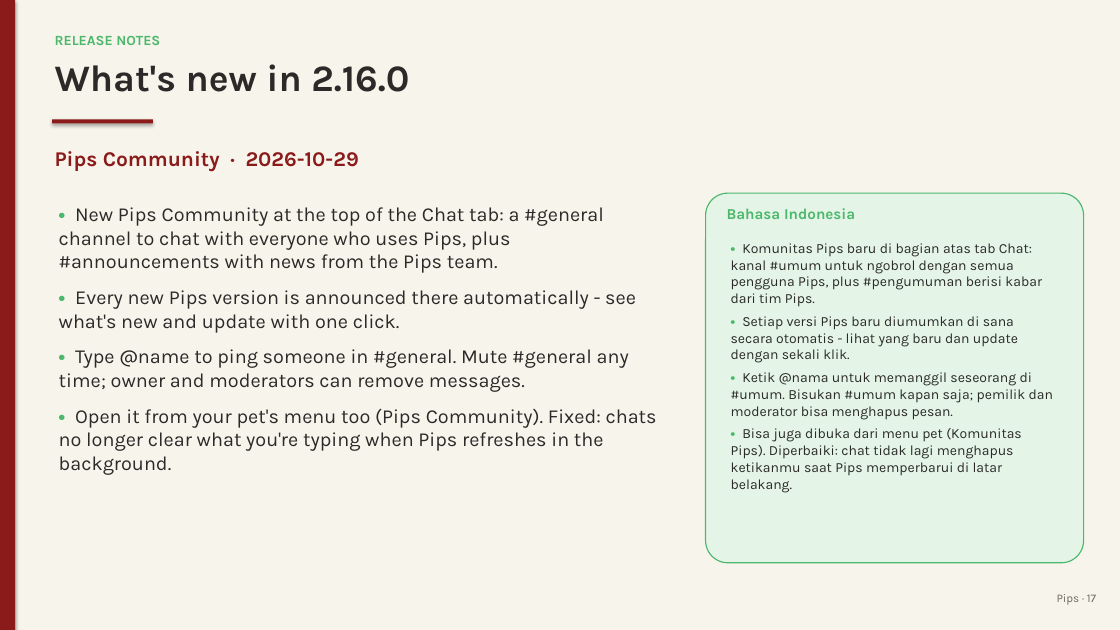
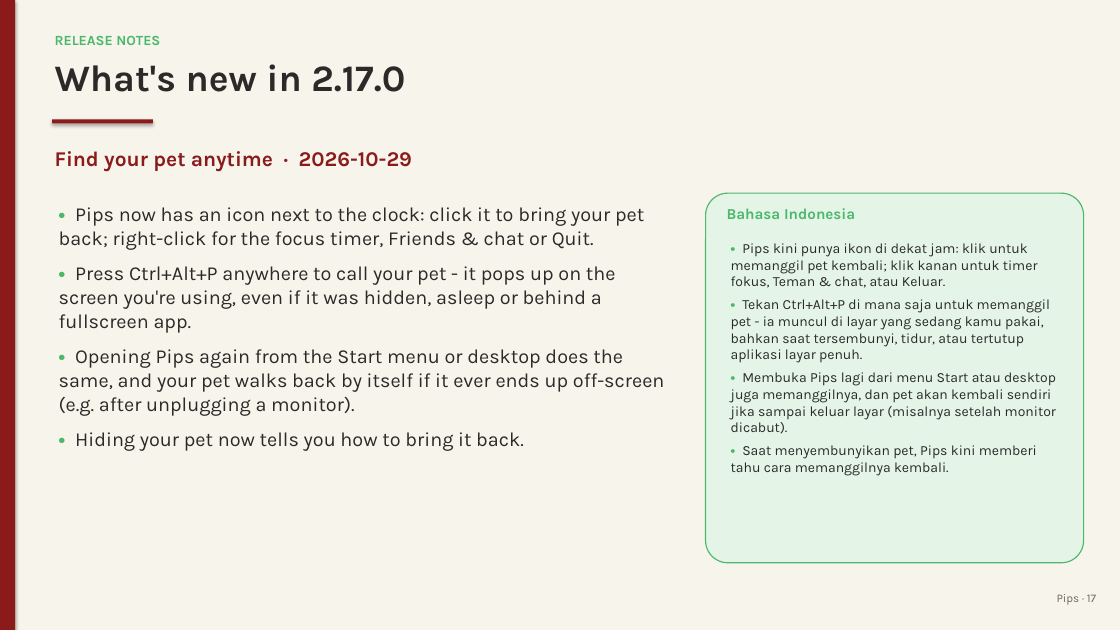
Before and after one commit to juw12/projects, a slide deck: slide 17 of apps/pips/web/download/Pips-Guide.pptx. Drawn at 1120x630 pixels with LibreOffice and Linux fonts; fonts in the diff are those of the drawing. Boxes give left, top, right and bottom in pixels: in the first picture for what was removed or moved away, otherwise in the second. Text is boxed around its words. In the diff, an @@ line names an element or a change of style, - is before the commit and + after.

Commit message:
pips 2.17.0: Find your pet anytime

```diff
--- a/apps/pips/web/download/Pips-Guide.pptx
+++ b/apps/pips/web/download/Pips-Guide.pptx
@@ text at <box>55,64,405,92</box>: text changed @@
-What's new in 2.16.0
+What's new in 2.17.0
@@ text at <box>55,151,412,172</box>: text changed @@
-Pips Community · 2026-10-29
+Find your pet anytime · 2026-10-29
@@ text at <box>59,207,665,451</box>: text changed @@
-• New Pips Community at the top of the Chat tab: a #general channel to chat with everyone who uses Pips, plus #announcements with news from the Pips team.
-• Every new Pips version is announced there automatically - see what's new and update with one click.
-• Type @name to ping someone in #general. Mute #general any time; owner and moderators can remove messages.
-• Open it from your pet's menu too (Pips Community). Fixed: chats no longer clear what you're typing when Pips refreshes in the background.
+• Pips now has an icon next to the clock: click it to bring your pet back; right-click for the focus timer, Friends & chat or Quit.
+• Press Ctrl+Alt+P anywhere to call your pet - it pops up on the screen you're using, even if it was hidden, asleep or behind a fullscreen app.
+• Opening Pips again from the Start menu or desktop does the same, and your pet walks back by itself if it ever ends up off-screen (e.g. after unplugging a monitor).
+• Hiding your pet now tells you how to bring it back.
@@ text at <box>731,243,1056,476</box>: text changed @@
-• Komunitas Pips baru di bagian atas tab Chat: kanal #umum untuk ngobrol dengan semua pengguna Pips, plus #pengumuman berisi kabar dari tim Pips.
-• Setiap versi Pips baru diumumkan di sana secara otomatis - lihat yang baru dan update dengan sekali klik.
-• Ketik @nama untuk memanggil seseorang di #umum. Bisukan #umum kapan saja; pemilik dan moderator bisa menghapus pesan.
-• Bisa juga dibuka dari menu pet (Komunitas Pips). Diperbaiki: chat tidak lagi menghapus ketikanmu saat Pips memperbarui di latar belakang.
+• Pips kini punya ikon di dekat jam: klik untuk memanggil pet kembali; klik kanan untuk timer fokus, Teman & chat, atau Keluar.
+• Tekan Ctrl+Alt+P di mana saja untuk memanggil pet - ia muncul di layar yang sedang kamu pakai, bahkan saat tersembunyi, tidur, atau tertutup aplikasi layar penuh.
+• Membuka Pips lagi dari menu Start atau desktop juga memanggilnya, dan pet akan kembali sendiri jika sampai keluar layar (misalnya setelah monitor dicabut).
+• Saat menyembunyikan pet, Pips kini memberi tahu cara memanggilnya kembali.
```
Also in this commit, not shown: 3 other slides changed, 11 other files.
